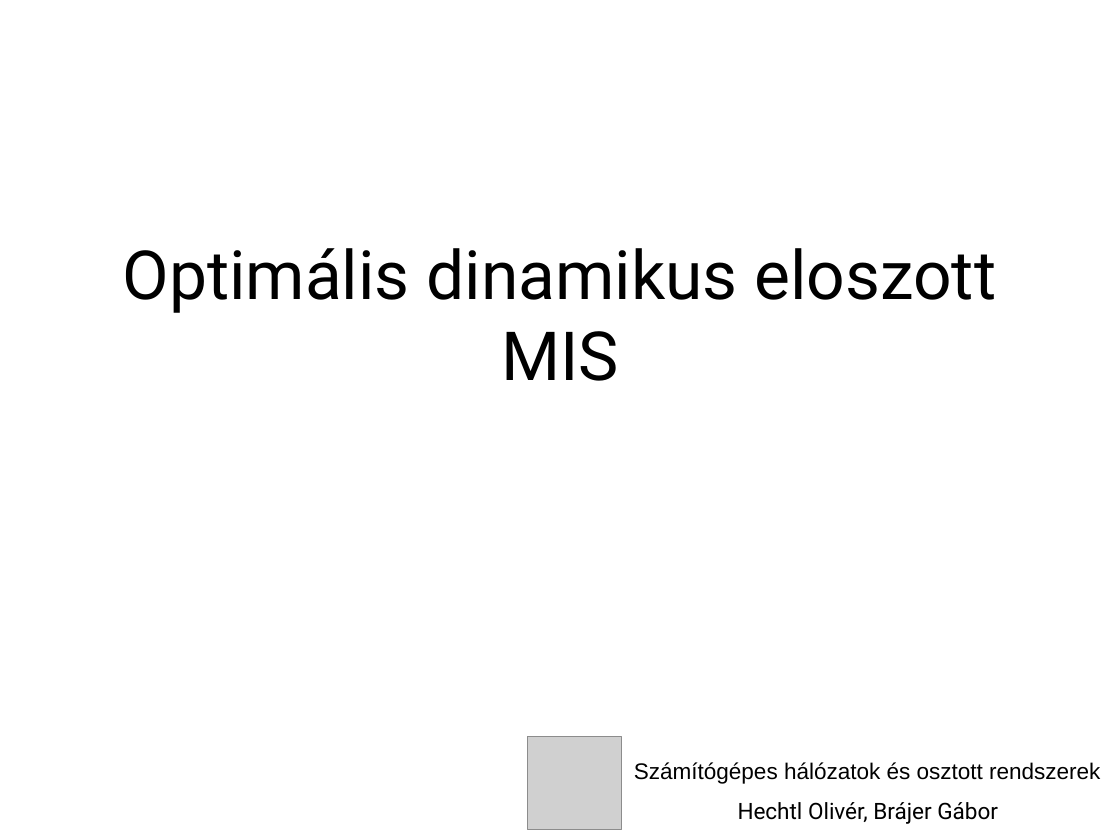
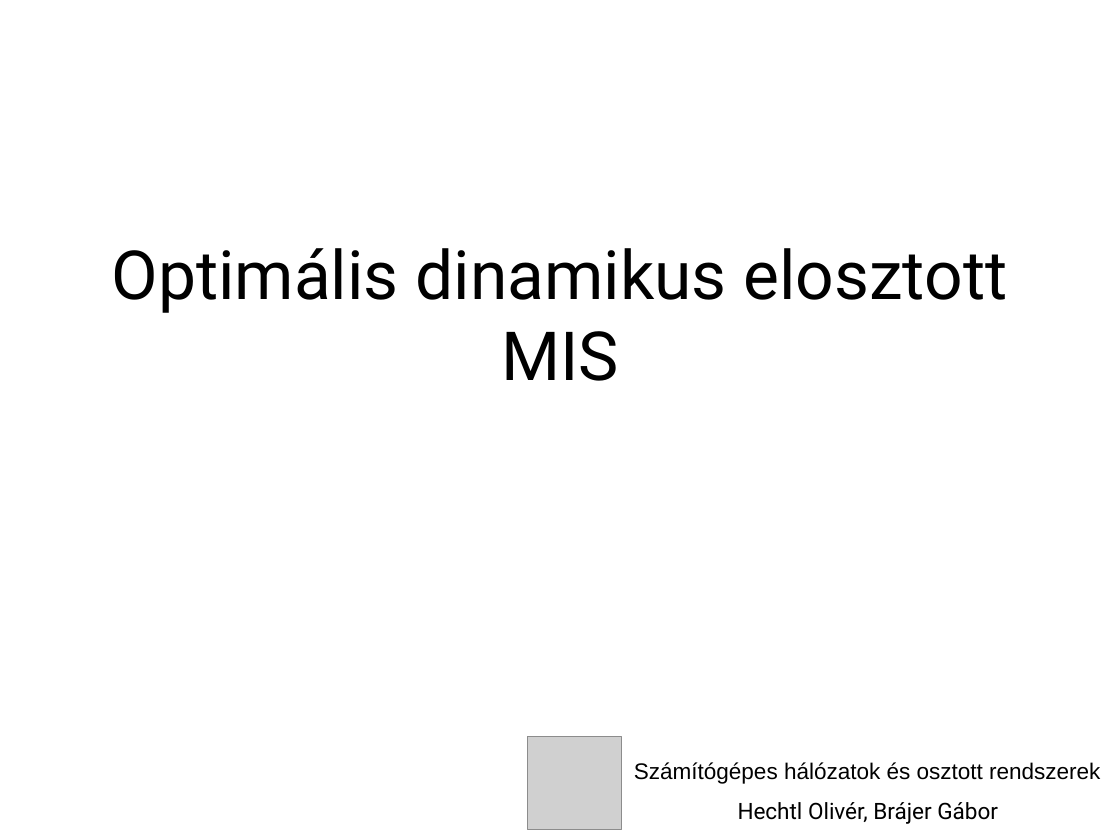
Before and after one commit to dwat3r/grapher, a slide deck: slide 1 of odd_mis_prezi.odp. Drawn at 1120x840 pixels with LibreOffice and Linux fonts; fonts in the diff are those of the drawing; grey boxes stand for pictures. Boxes give left, top, right and bottom in pixels: in the first picture for what was removed or moved away, otherwise in the second. Text is boxed around its words. In the diff, an @@ line names an element or a change of style, - is before the commit and + after.

```diff
--- a/odd_mis_prezi.odp
+++ b/odd_mis_prezi.odp
@@ title at [112,248,1007,381]: text changed @@
-Optimális dinamikus eloszott MIS
+Optimális dinamikus elosztott MIS
```
Also in this commit, not shown: 2 other slides changed.
